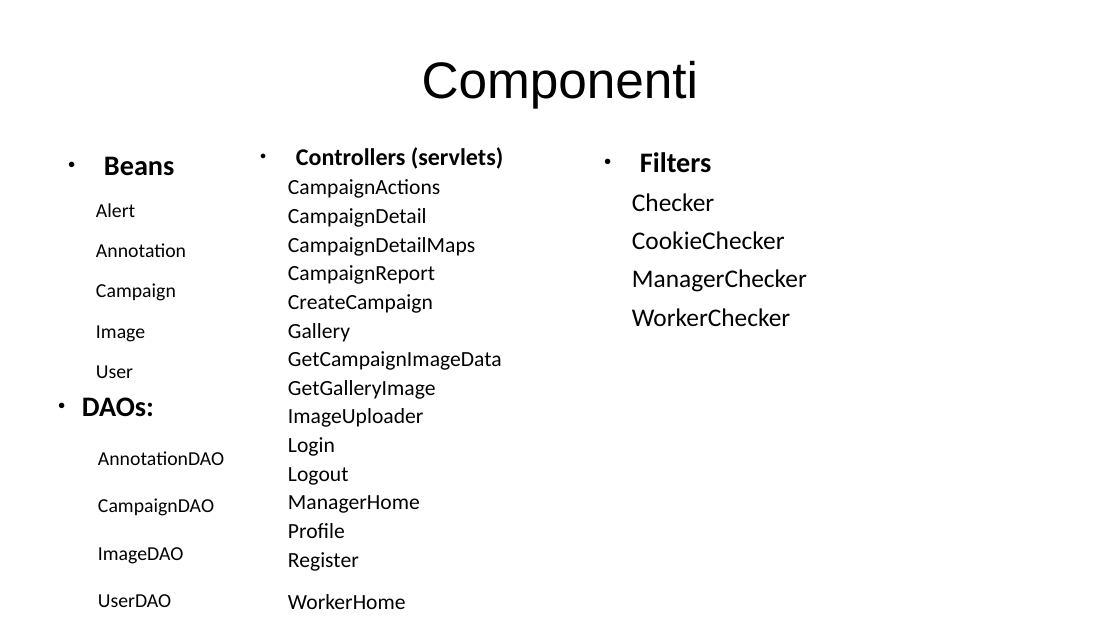
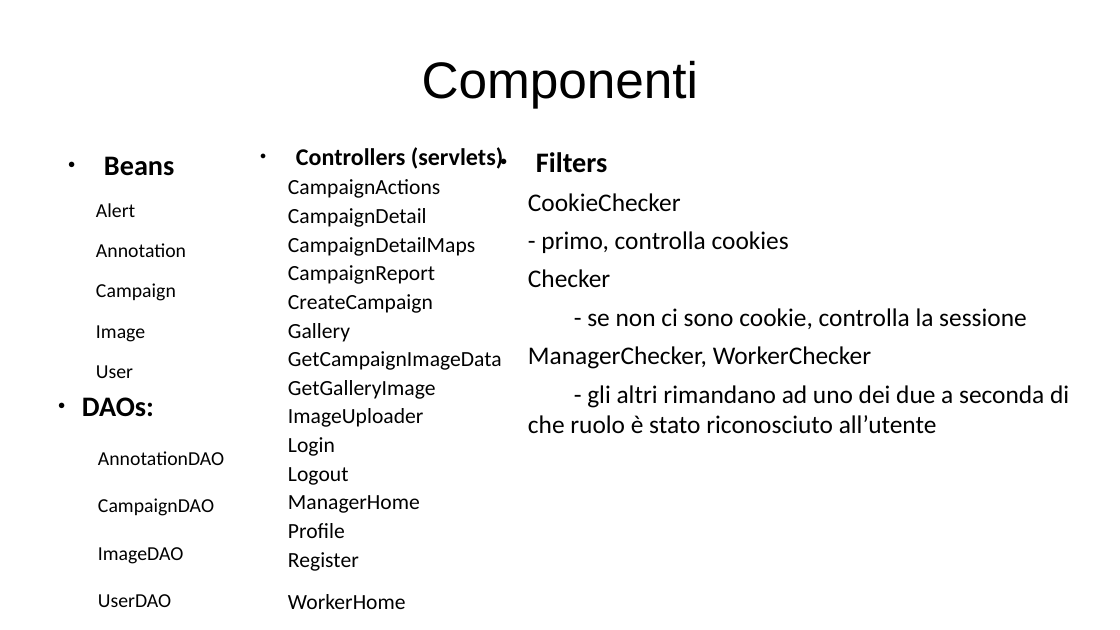
Before and after one commit to darklamp/progetto-tiw-alematte-2020, a slide deck: slide 11 of presentazione.odp. Drawn at 1120x630 pixels with LibreOffice and Linux fonts; fonts in the diff are those of the drawing. Boxes give left, top, right and bottom in pixels: in the first picture for what was removed or moved away, otherwise in the second. Text is boxed around its words. In the diff, an @@ line names an element or a change of style, - is before the commit and + after.

```diff
--- a/presentazione.odp
+++ b/presentazione.odp
@@ text "Filters": place and size @@
-text "Filters" at box(632, 152, 807, 326)
+text "Filters" at box(528, 152, 1069, 434)
@@ text at box(528, 193, 789, 253): paragraphs added @@
+CookieChecker
+- primo, controlla cookies
@@ text at box(528, 308, 1069, 434): text changed @@
-CookieChecker
-ManagerChecker
-WorkerChecker
+- se non ci sono cookie, controlla la sessione
+ManagerChecker, WorkerChecker
+- gli altri rimandano ad uno dei due a seconda di che ruolo è stato riconosciuto all’utente
```
Also in this commit, not shown: 1 other slide changed, 3 slides added, 1 slide removed.
